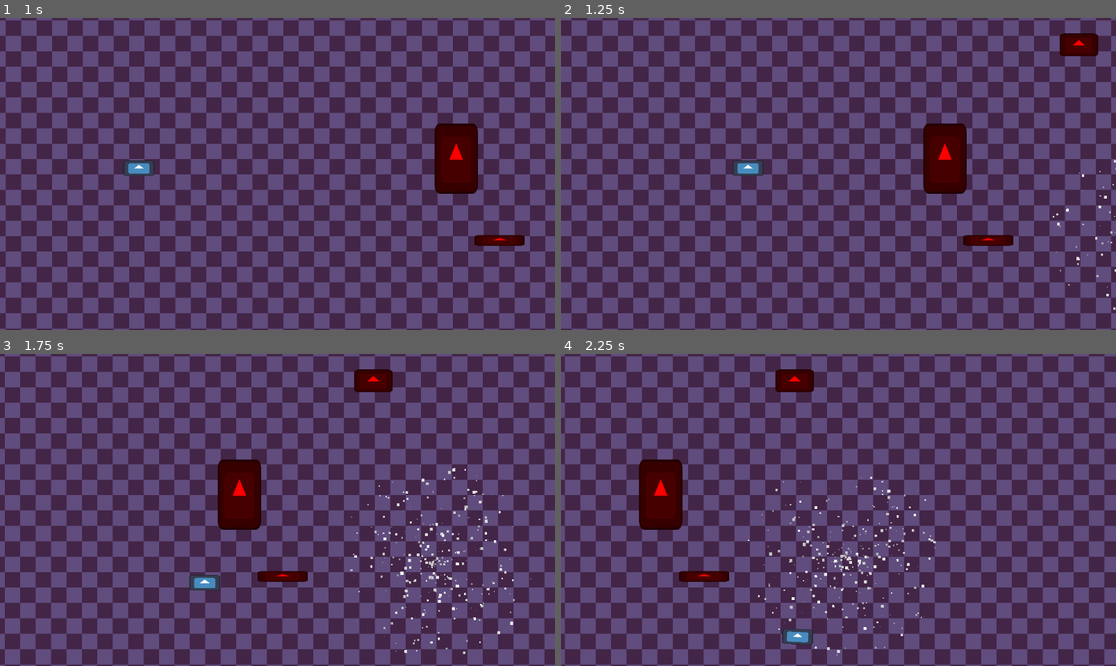
Above: before the commit, frames 1-4 (two rows, left to right).
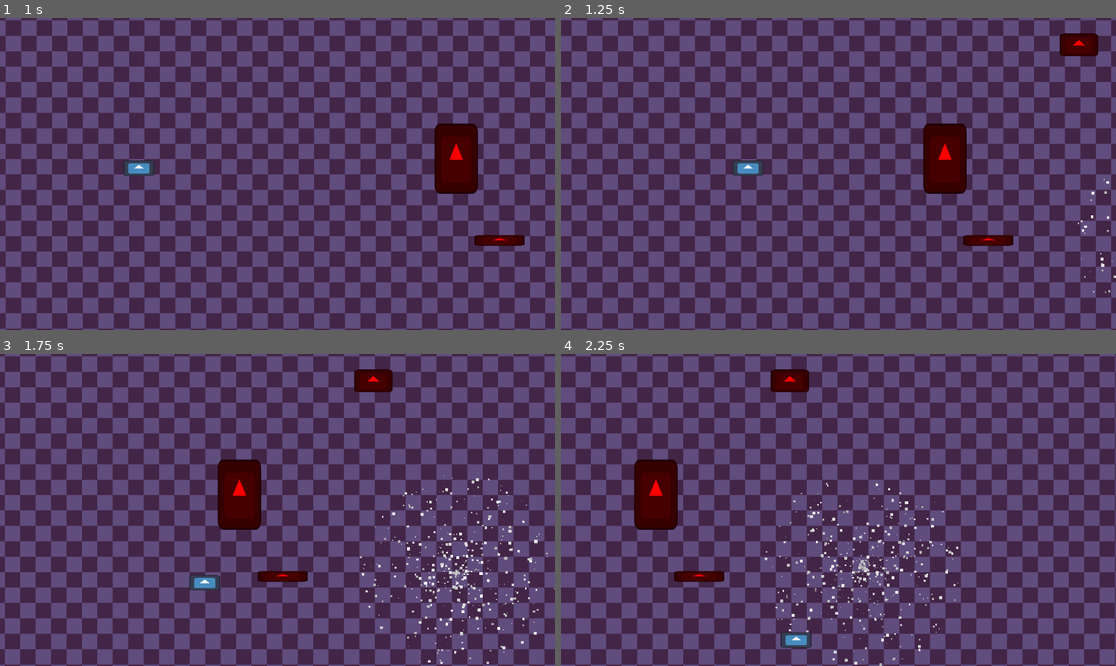
Above: after the commit, the same moments.

Repository: UHSGDC/alfred-the-dipping-bird
Game: Godot game, scene res://scenes/midwest/midwest_minigame.tscn
Same seed, same stepped clock (60 frames per second), same inputs: the game is played once before the commit and once after it. The project has no main scene, so this scene is started directly. The engine's default icon, where the game draws it, is replaced by a stand-in: a white triangle on a blue panel in a dark square.
Inputs:
- Up to frame 1 (1 s): tap Enter (minigame_tester_reinstance) at 0.5 s; hold D (right) from 0.53 s (still down); tap Space (interact) at 0.6 s
- Up to frame 2 (1.25 s): keep holding D (right)
- Up to frame 3 (1.75 s): release D (right) at 1.28 s; hold S (down) from 1.28 s (still down); tap Backspace (minigame_tester_end) at 1.35 s
- Up to frame 4 (2.25 s): release S (down) at 2.03 s; hold D (right) from 2.03 s (still down); hold Enter (minigame_tester_reinstance) from 2.03 s (still down)

Frame 1 is identical in both runs. In frame 2, 0.2% of the frame differs, in the area x 88-100%, y 45-94%; in frame 3, 1.6%; in frame 4, 32%, in the area x 0-100%, y 0-100%.

Commit message:
Added visibility enablers
- visibility enablers make it so the obstacles dont move until they are visible.
- tornado particles process mode is set to always so the aren't toggled on and off by the visibility enablers

Diff:
--- a/scenes/midwest/animal.tscn
+++ b/scenes/midwest/animal.tscn
@@ -3,8 +3,8 @@
 [ext_resource type="Script" path="res://scripts/midwest/obstacle.gd" id="1_3i05b"]
 [ext_resource type="Texture2D" uid="uid://3ttwa7rolvit" path="res://icon.svg" id="1_b2fof"]
 
-[sub_resource type="PhysicsMaterial" id="PhysicsMaterial_un8ei"]
-bounce = 0.5
+[sub_resource type="PhysicsMaterial" id="PhysicsMaterial_2dtkj"]
+bounce = 0.3
 
 [sub_resource type="RectangleShape2D" id="RectangleShape2D_fffxb"]
 size = Vector2(80, 48)
@@ -12,7 +12,7 @@
 [node name="Animal" type="RigidBody2D" groups=["obstacle"]]
 collision_layer = 3
 mass = 0.5
-physics_material_override = SubResource("PhysicsMaterial_un8ei")
+physics_material_override = SubResource("PhysicsMaterial_2dtkj")
 angular_damp = 0.1
 script = ExtResource("1_3i05b")
 
@@ -23,3 +23,6 @@
 
 [node name="CollisionShape2D" type="CollisionShape2D" parent="."]
 shape = SubResource("RectangleShape2D_fffxb")
+
+[node name="VisibleOnScreenEnabler2D" type="VisibleOnScreenEnabler2D" parent="."]
+rect = Rect2(-60, -40, 120, 80)
--- a/scenes/midwest/barn_bit.tscn
+++ b/scenes/midwest/barn_bit.tscn
@@ -3,8 +3,8 @@
 [ext_resource type="Script" path="res://scripts/midwest/obstacle.gd" id="1_gvpj0"]
 [ext_resource type="Texture2D" uid="uid://3ttwa7rolvit" path="res://icon.svg" id="2_ipl1w"]
 
-[sub_resource type="PhysicsMaterial" id="PhysicsMaterial_un8ei"]
-bounce = 0.5
+[sub_resource type="PhysicsMaterial" id="PhysicsMaterial_yxxsx"]
+bounce = 0.3
 
 [sub_resource type="RectangleShape2D" id="RectangleShape2D_gnu5j"]
 size = Vector2(90, 146)
@@ -12,7 +12,7 @@
 [node name="BarnBit" type="RigidBody2D" groups=["obstacle"]]
 collision_layer = 3
 mass = 0.8
-physics_material_override = SubResource("PhysicsMaterial_un8ei")
+physics_material_override = SubResource("PhysicsMaterial_yxxsx")
 angular_damp = 0.1
 script = ExtResource("1_gvpj0")
 
@@ -24,3 +24,6 @@
 
 [node name="CollisionShape2D" type="CollisionShape2D" parent="."]
 shape = SubResource("RectangleShape2D_gnu5j")
+
+[node name="VisibleOnScreenEnabler2D" type="VisibleOnScreenEnabler2D" parent="."]
+rect = Rect2(-70, -90, 140, 180)
--- a/scenes/midwest/obstacle.tscn
+++ b/scenes/midwest/obstacle.tscn
@@ -3,15 +3,15 @@
 [ext_resource type="Script" path="res://scripts/midwest/obstacle.gd" id="1_23vuf"]
 [ext_resource type="Texture2D" uid="uid://3ttwa7rolvit" path="res://icon.svg" id="2_drk35"]
 
-[sub_resource type="PhysicsMaterial" id="PhysicsMaterial_un8ei"]
-bounce = 0.5
+[sub_resource type="PhysicsMaterial" id="PhysicsMaterial_utie3"]
+bounce = 0.3
 
 [sub_resource type="RectangleShape2D" id="RectangleShape2D_gnu5j"]
 size = Vector2(128, 128)
 
 [node name="Obstacle" type="RigidBody2D" groups=["obstacle"]]
 collision_layer = 3
-physics_material_override = SubResource("PhysicsMaterial_un8ei")
+physics_material_override = SubResource("PhysicsMaterial_utie3")
 angular_damp = 0.1
 script = ExtResource("1_23vuf")
 
@@ -21,3 +21,6 @@
 
 [node name="CollisionShape2D" type="CollisionShape2D" parent="."]
 shape = SubResource("RectangleShape2D_gnu5j")
+
+[node name="VisibleOnScreenEnabler2D" type="VisibleOnScreenEnabler2D" parent="."]
+rect = Rect2(-90, -90, 180, 180)
--- a/scenes/midwest/rake.tscn
+++ b/scenes/midwest/rake.tscn
@@ -3,8 +3,8 @@
 [ext_resource type="Script" path="res://scripts/midwest/obstacle.gd" id="1_g6gmd"]
 [ext_resource type="Texture2D" uid="uid://3ttwa7rolvit" path="res://icon.svg" id="2_hsqto"]
 
-[sub_resource type="PhysicsMaterial" id="PhysicsMaterial_un8ei"]
-bounce = 0.5
+[sub_resource type="PhysicsMaterial" id="PhysicsMaterial_waqkd"]
+bounce = 0.3
 
 [sub_resource type="RectangleShape2D" id="RectangleShape2D_n4dxx"]
 size = Vector2(104, 22)
@@ -12,7 +12,7 @@
 [node name="Rake" type="RigidBody2D" groups=["obstacle"]]
 collision_layer = 3
 mass = 0.3
-physics_material_override = SubResource("PhysicsMaterial_un8ei")
+physics_material_override = SubResource("PhysicsMaterial_waqkd")
 angular_damp = 0.1
 script = ExtResource("1_g6gmd")
 
@@ -24,3 +24,6 @@
 
 [node name="CollisionShape2D" type="CollisionShape2D" parent="."]
 shape = SubResource("RectangleShape2D_n4dxx")
+
+[node name="VisibleOnScreenEnabler2D" type="VisibleOnScreenEnabler2D" parent="."]
+rect = Rect2(-60, -30, 120, 60)
--- a/scenes/midwest/tornado.tscn
+++ b/scenes/midwest/tornado.tscn
@@ -36,8 +36,9 @@
 debug_color = Color(0, 0.552941, 0.917647, 0.419608)
 
 [node name="CPUParticles2D" type="CPUParticles2D" parent="."]
+process_mode = 3
 scale = Vector2(1.6, 1.6)
-amount = 400
+amount = 600
 local_coords = true
 emission_shape = 1
 emission_sphere_radius = 128.0
@@ -53,5 +54,8 @@
 scale_amount_curve = SubResource("Curve_366l8")
 color_ramp = SubResource("Gradient_kwm2x")
 
+[node name="VisibleOnScreenEnabler2D" type="VisibleOnScreenEnabler2D" parent="."]
+rect = Rect2(-250, -250, 500, 500)
+
 [connection signal="body_entered" from="." to="." method="_on_body_entered"]
 [connection signal="body_exited" from="." to="." method="_on_body_exited"]
